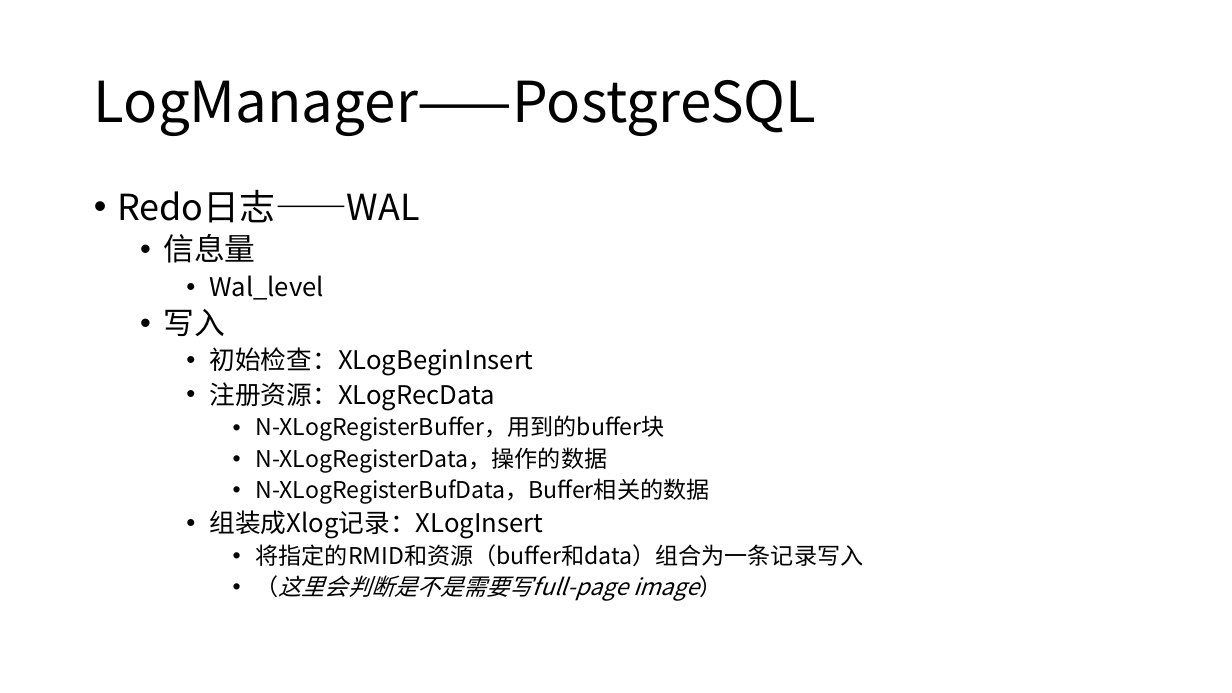
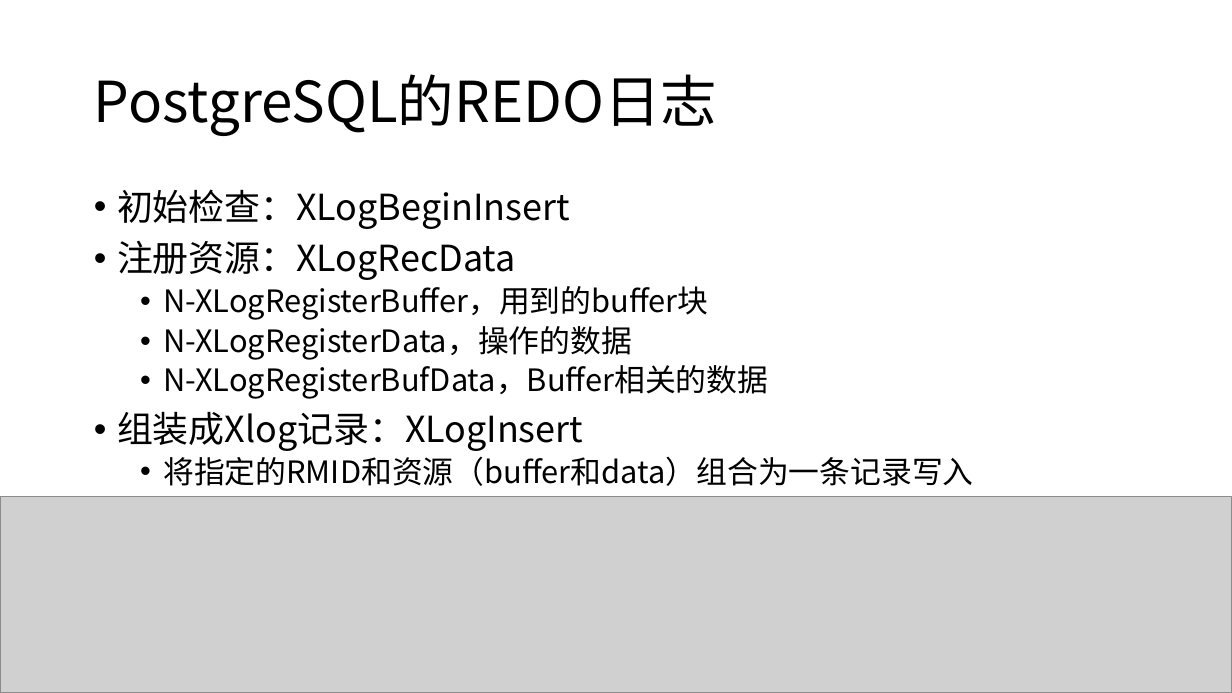
Before and after one commit to yummyliu/papers, a slide deck: slide 33 of 工作分享.pptx (slide 26 before the commit). Drawn at 1232x693 pixels with LibreOffice and Linux fonts; fonts in the diff are those of the drawing; grey boxes stand for pictures. Boxes give left, top, right and bottom in pixels: in the first picture for what was removed or moved away, otherwise in the second. Text is boxed around its words. In the diff, an @@ line names an element or a change of style, - is before the commit and + after.

```diff
--- a/工作分享.pptx
+++ b/工作分享.pptx
@@ title at [94,74,717,136]: text changed @@
-LogManager——PostgreSQL
+PostgreSQL的REDO日志
@@ text "初始检查：XLogBeginInsert" at [117,189,973,497]: size 20 to 28 pt in "初始检查：XLogBeginInsert", "注册资源：XLogRecData", "组装成Xlog记录：XLogInsert"; size 18 to 24 pt in "N-XLogRegisterBuffer，用到的buffer块", "N-XLogRegisterData，操作的数据", "N-XLogRegisterBufData，Buffer相关的数据", "将指定的RMID和资源（buffer和data）组合为一条记录写入"; size 18 to 20 pt in "（这里会判断是不是需要写full-page image）"; list level 3 to 1 in "初始检查：XLogBeginInsert"; list level 3 to 1 in "注册资源：XLogRecData"; list level 4 to 2 in "N-XLogRegisterBuffer，用到的buffer块"; list level 4 to 2 in "N-XLogRegisterData，操作的数据"; list level 4 to 2 in "N-XLogRegisterBufData，Buffer相关的数据"; list level 3 to 1 in "组装成Xlog记录：XLogInsert"; list level 4 to 2 in "将指定的RMID和资源（buffer和data）组合为一条记录写入"; list level 4 to 3 in "（这里会判断是不是需要写full-page image）" @@
@@ text at [117,189,420,336]: paragraphs removed @@
-• Redo日志——WAL
-  • 信息量
-    • Wal_level
-  • 写入
@@ picture added at [0,497,1232,693] @@
```
Also in this commit, not shown: 23 other slides changed, 11 slides added, 3 slides removed.
